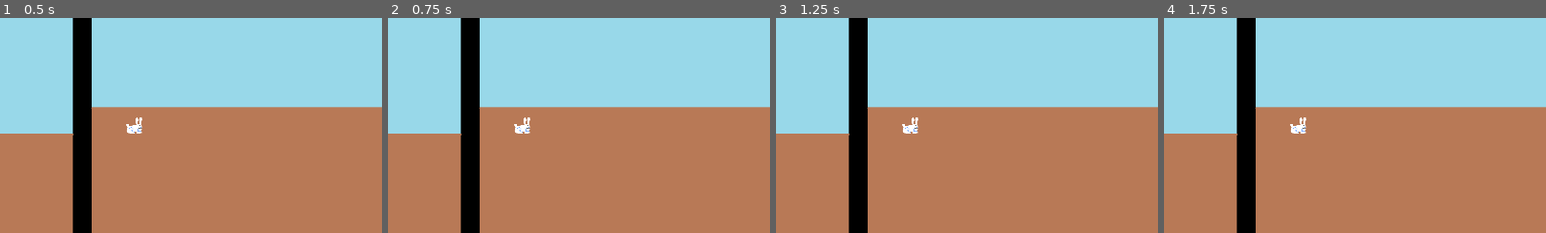
Above: before the commit, frames 1-4 (left to right).
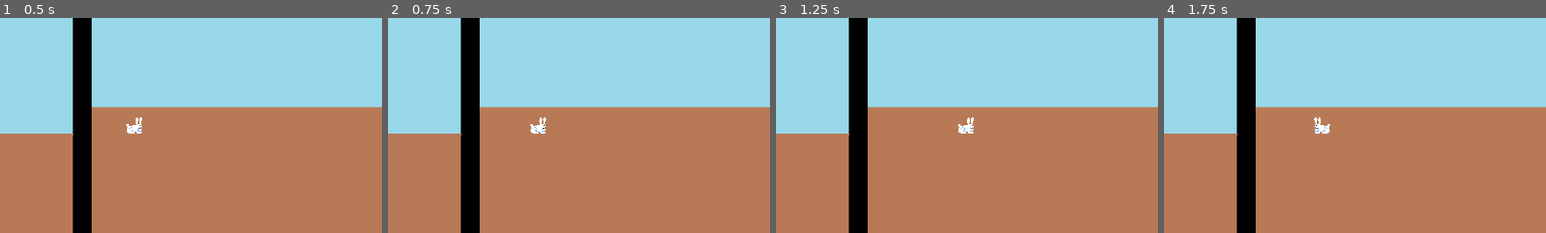
Above: after the commit, the same moments.

Repository: Brusi/ggj23
Game: Godot game, scene res://Game.tscn
Two runs of this game, one before a commit and one after it. Both use one fixed random seed, a clock stepped at 60 frames per second and the inputs below.
Inputs:
- Up to frame 1 (0.5 s): no input
- Up to frame 2 (0.75 s): tap Enter at 0.5 s; hold Right (rabbit_right, bound only after the commit) from 0.53 s (still down)
- Up to frame 3 (1.25 s): keep holding Right (rabbit_right, bound only after the commit)
- Up to frame 4 (1.75 s): release Right (rabbit_right, bound only after the commit) at 1.28 s; hold Left (rabbit_left, bound only after the commit) from 1.28 s (still down)
The pictures show only the part of the screen within x 39-89%, y 27-77%; the shares and areas given below are measured in that part.

Frame 1 is identical in both runs. In frame 2, 0.4% of the frame differs, in the area x 33-42%, y 46-54%; in frame 3, 0.4%, in the area x 33-52%, y 46-54%; in frame 4, 0.4%.

Commit message:
Add basic rabbit movement

Diff:
--- a/project/Game.tscn
+++ b/project/Game.tscn
@@ -1,7 +1,7 @@
 [gd_scene load_steps=3 format=2]
 
 [ext_resource path="res://assets/bg.png" type="Texture" id=1]
-[ext_resource path="res://assets/player.png" type="Texture" id=2]
+[ext_resource path="res://Rabbit.tscn" type="PackedScene" id=2]
 
 [node name="Game" type="Node2D"]
 
@@ -9,6 +9,4 @@
 position = Vector2( 960, 540 )
 texture = ExtResource( 1 )
 
-[node name="Player" type="Sprite" parent="."]
-position = Vector2( 1091, 563 )
-texture = ExtResource( 2 )
+[node name="Rabbit" parent="." instance=ExtResource( 2 )]
--- /dev/null
+++ b/project/Rabbit.gd
@@ -0,0 +1,27 @@
+extends Node2D
+
+export var min_x: = 980
+export var max_x: = 1920
+
+export var speed: = 200.0
+
+func _ready():
+	pass # Replace with function body.
+
+func _physics_process(delta):
+	var dir: = 0
+	if Input.is_action_pressed("rabbit_right"):
+		dir += 1
+	if Input.is_action_pressed("rabbit_left"):
+		dir -= 1
+	position.x += speed * delta * dir
+
+	if position.x < min_x:
+		position.x += (max_x - min_x)
+	elif position.x > max_x:
+		position.x -= (max_x - min_x)
+
+	if dir > 0:
+		$Sprite.flip_h = false
+	elif dir < 0:
+		$Sprite.flip_h = true
--- /dev/null
+++ b/project/Rabbit.tscn
@@ -0,0 +1,11 @@
+[gd_scene load_steps=3 format=2]
+
+[ext_resource path="res://Rabbit.gd" type="Script" id=1]
+[ext_resource path="res://assets/player.png" type="Texture" id=2]
+
+[node name="Rabbit" type="Node2D"]
+position = Vector2( 1091, 563 )
+script = ExtResource( 1 )
+
+[node name="Sprite" type="Sprite" parent="."]
+texture = ExtResource( 2 )
--- a/project/project.godot
+++ b/project/project.godot
@@ -25,6 +25,19 @@
 
 common/drop_mouse_on_gui_input_disabled=true
 
+[input]
+
+rabbit_left={
+"deadzone": 0.5,
+"events": [ Object(InputEventKey,"resource_local_to_scene":false,"resource_name":"","device":0,"alt":false,"shift":false,"control":false,"meta":false,"command":false,"pressed":false,"scancode":0,"physical_scancode":16777231,"unicode":0,"echo":false,"script":null)
+ ]
+}
+rabbit_right={
+"deadzone": 0.5,
+"events": [ Object(InputEventKey,"resource_local_to_scene":false,"resource_name":"","device":0,"alt":false,"shift":false,"control":false,"meta":false,"command":false,"pressed":false,"scancode":0,"physical_scancode":16777233,"unicode":0,"echo":false,"script":null)
+ ]
+}
+
 [physics]
 
 common/enable_pause_aware_picking=true
